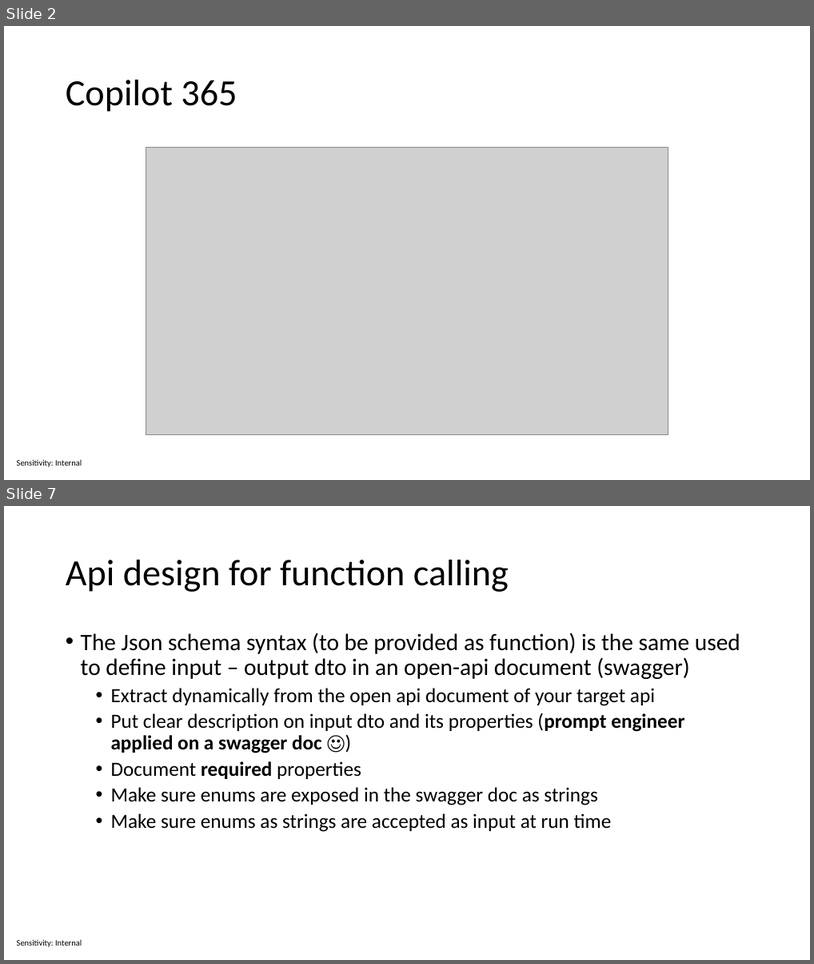
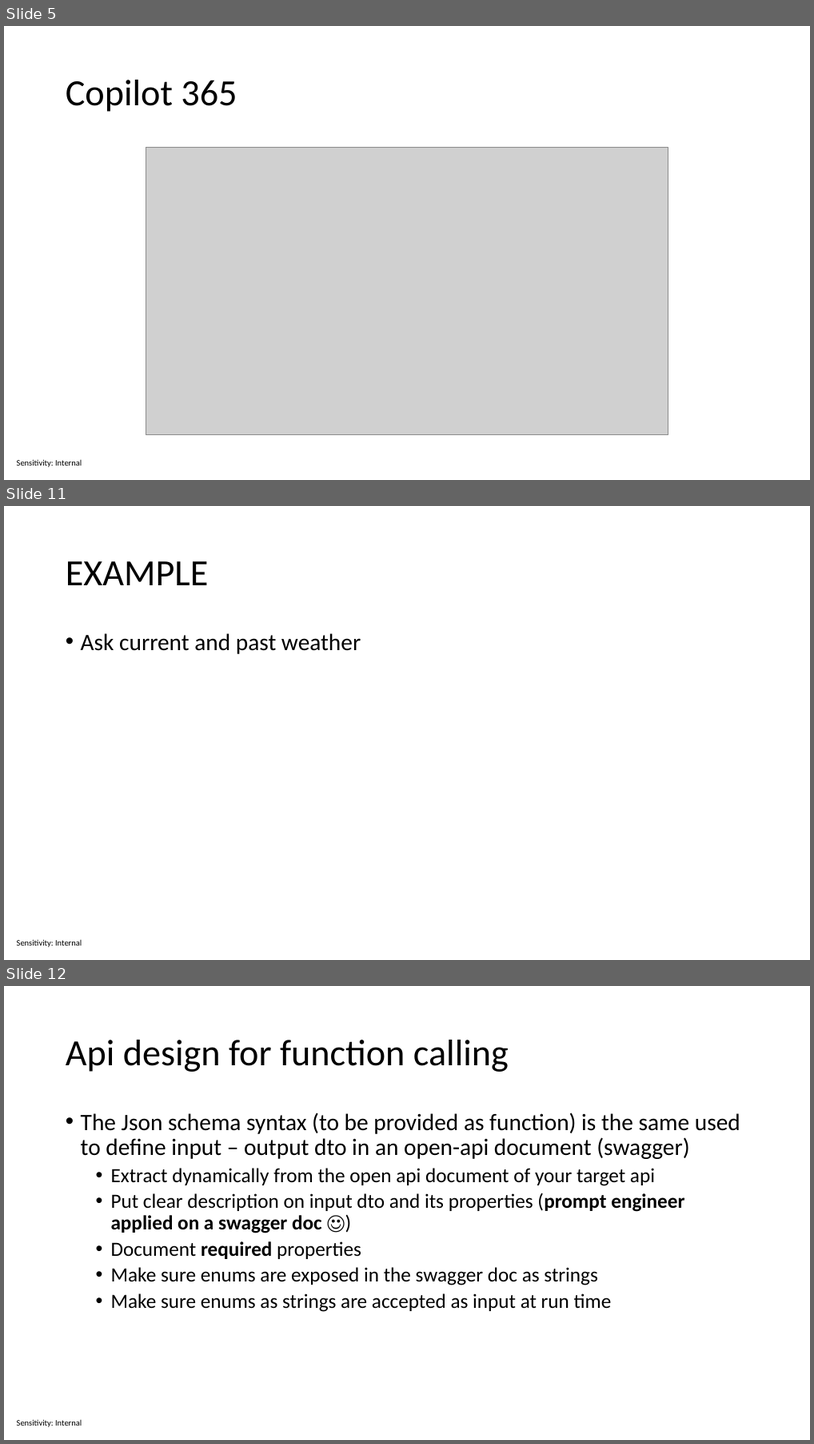
Before and after one commit to sabbadino/function-caling, a slide deck: Function calling.pptx. Shown one above the other, each under a label of ours: slides 2 and 7 before the commit, slides 5, 11 and 12 after it; the slides between them are not shown. The pictures are 814x964 and 814x1444 pixels, drawn with LibreOffice and Linux fonts; fonts in the diff are those of the drawing; grey boxes stand for pictures. Boxes give left, top, right and bottom in pixels: in the first picture for what was removed or moved away, otherwise in the second. Text is boxed around its words. In the diff, an @@ line names an element or a change of style, - is before the commit and + after.

```diff
--- a/Function calling.pptx
+++ b/Function calling.pptx
@@ slide 11 added at bbox=[4, 506, 810, 960], background #FFFFFF; not listed: 1 template element that a slide beside it also shows @@
@@ title added at bbox=[66, 561, 208, 585], 44 pt, text #000000 @@
+EXAMPLE
@@ text added at bbox=[81, 633, 361, 654], 28 pt, text #000000 @@
+• Ask current and past weather
@@ what was slide 2 is now slide 5 @@
@@ what was slide 7 is now slide 12 @@
```
Also in this commit, not shown: 6 slides changed, 4 other slides added, 1 other file.
